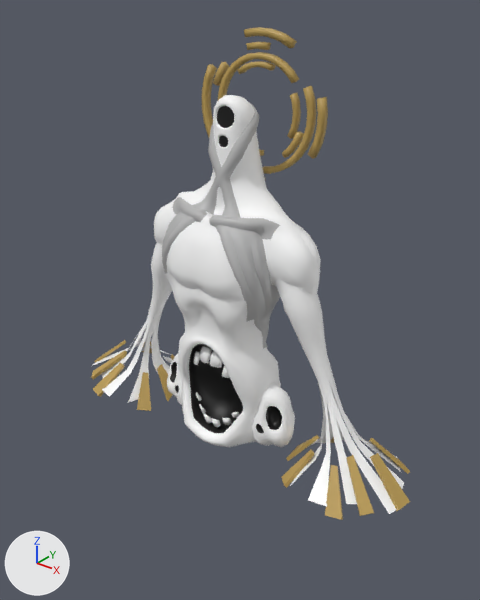
Two versions of the Blender file Lostpages/Haos.blend, one commit apart.
Both versions are drawn from a 50 mm camera at (298.0, -363.0, 347.0) aimed at (12.0, -5.0, 125.0). Lighting does not change. The marker at lower left points along +X, +Y and +Z.

Objects in the first picture: 'Haos'.
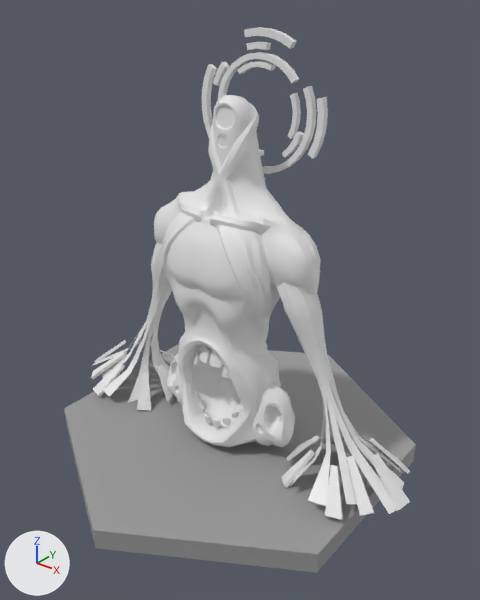
What differs and where, as boxes [x1, y1, x2, y2] in the pictures (480 x 600 px):
'Haos', recoloured
    both: [91, 27, 410, 520]
'Plane.052', added
    after: [64, 344, 416, 573]

Edits to the bpy script that builds the scene:
```text
Add mat_material:
    mat_material = principled_material('Material')
    mat_material.base_color = (0.8, 0.8, 0.8)  # white #e7e7e7
Add mat_material_001:
    mat_material_001 = principled_material('Material.001')
    mat_material_001.base_color = (0.328, 0.328, 0.328)  # grey #9b9b9b
Change me_haos:
    where me_haos.from_pydata(...)  # 3079 vertices, 2952 faces; spans x -165.0..165.0, y -46.0..44.0, z -4.0..316.0
    remove me_haos.materials.append(mat_haos_m)  # picture img_haos_m
    add me_haos.materials.append(mat_material)  # white #e7e7e7
Add me_plane_052:
    me_plane_052.from_pydata([(-134.0, -75.0, -17.0), (-134.0, 0.0, -17.0), (0.0, -154.0, -17.0), (-134.0, -75.0, 0.0), (-134.0, 0.0, 0.0), (0.0, -154.0, 0.0), (134.0, -75.0, 0.0), (134.0, 0.0, 0.0), (134.0, -75.0, -17.0), (134.0, 0.0, -17.0), (134.0, 75.0, -17.0), (0.0, 154.0, -17.0), (134.0, 75.0, 0.0), (0.0, 154.0, 0.0), (-134.0, 75.0, 0.0), (-134.0, 75.0, -17.0)], [], [(1, 0, 3, 4), (9, 8, 2, 0, 1, 15, 11, 10), (0, 2, 5, 3), (7, 12, 13, 14, 4, 3, 5, 6), (2, 8, 6, 5), (8, 9, 7, 6), (9, 10, 12, 7), (10, 11, 13, 12), (11, 15, 14, 13), (15, 1, 4, 14)])
    me_plane_052.materials.append(mat_material_001)  # grey #9b9b9b
Add ob_plane_052:
    ob_plane_052 = bpy.data.objects.new('Plane.052', me_plane_052)
    ob_plane_052.location = (0.0, 0.0, 0.0)
```
